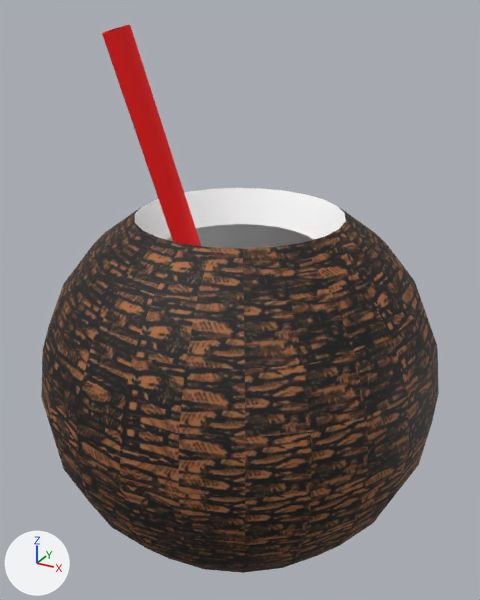
An edit to the FBX model working/victoria/coconut_drink.fbx, drawn before and after from the same camera.
One viewpoint serves both versions: a camera (50 mm lens) standing at (0.436, -0.793, 0.726) and looking at (-0.002, 0.003, 0.328). The axes (+X, +Y, +Z) are drawn at lower left. The lights are the same throughout. Where no turn or scale is listed for an object, it has been applied to the vertices.

Before the edit, the objects in view are built like this:
```python
ob_coconut = bpy.data.objects.new('coconut', me_mesh1_component_7_1_coconut__1_1_model)
ob_coconut.location = (0.0, 0.0, 0.0)
ob_coconut.rotation_euler = (1.571, 0.0, 0.0)  # degrees (90, 0, 0)
ob_coconut_interior = bpy.data.objects.new('coconut_interior', me_mesh1_component_7_1_coconut__1_1_model_001)
ob_coconut_interior.location = (0.0, 0.0, 0.0)
ob_coconut_straw = bpy.data.objects.new('coconut_straw', me_mesh2_component_7_1_coconut__1_1_model)
ob_coconut_straw.parent = ob_coconut
ob_coconut_straw.location = (0.0, 0.0, 0.0)
```
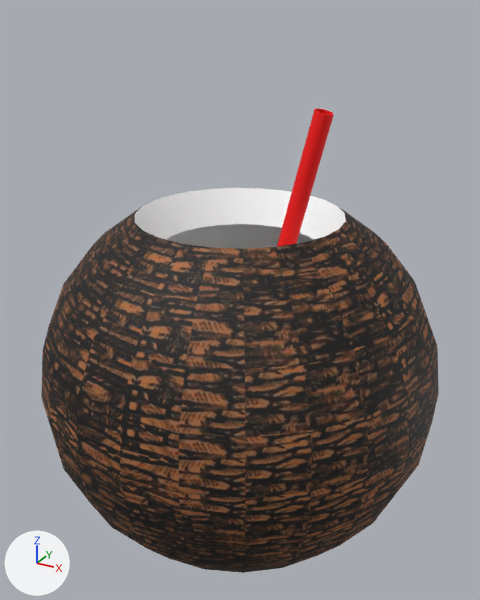
Location of each change, (x1, y1, x2, y2) in pixels of the pictures (480 x 600 px):
'coconut_straw', reshaped, moved, turned: before (102, 25, 201, 246); after (277, 108, 334, 246)
part 1 of me_mesh2_component_7_1_coconut__1_1_model, deleted: before (102, 25, 201, 246)
part 2 of me_mesh2_component_7_1_coconut__1_1_model, added: after (277, 108, 334, 246)

What the commit changed:
me_mesh2_component_7_1_coconut__1_1_model is used by ob_coconut_straw; parent ob_coconut; location (0.0, 0.0, 0.0).
me_mesh2_component_7_1_coconut__1_1_model had 98 vertices, 145 faces and spanned x -0.076..0.103, y -0.033..0.71, z 0.014..0.186.
me_mesh2_component_7_1_coconut__1_1_model no longer uses material mat_coconut_meat (white #ffffff).
me_mesh2_component_7_1_coconut__1_1_model now has 128 vertices, 128 faces and spans x -0.012..0.012, y -0.012..0.012, z -0.296..0.296.
me_mesh2_component_7_1_coconut__1_1_model part 1: the whole mesh is rebuilt.
Part 2, on me_mesh2_component_7_1_coconut__1_1_model:
64 vertices are added at x -0.012..0.012, y -0.012..0.012, z -0.296.
64 new vertices lie (0.0, 0.0, 0.592) away from vertices in x -0.012..0.012, y -0.012..0.012, z -0.296.
128 new faces join them.
Object 'coconut_straw' (ob_coconut_straw) moves from (0.0, 0.0, 0.0) to (0.0591, 0.326, 0.0326).
Object 'coconut_straw' (ob_coconut_straw) turns from (0, 0, 0) to (-90, 0, -14) degrees about x, y and z.
